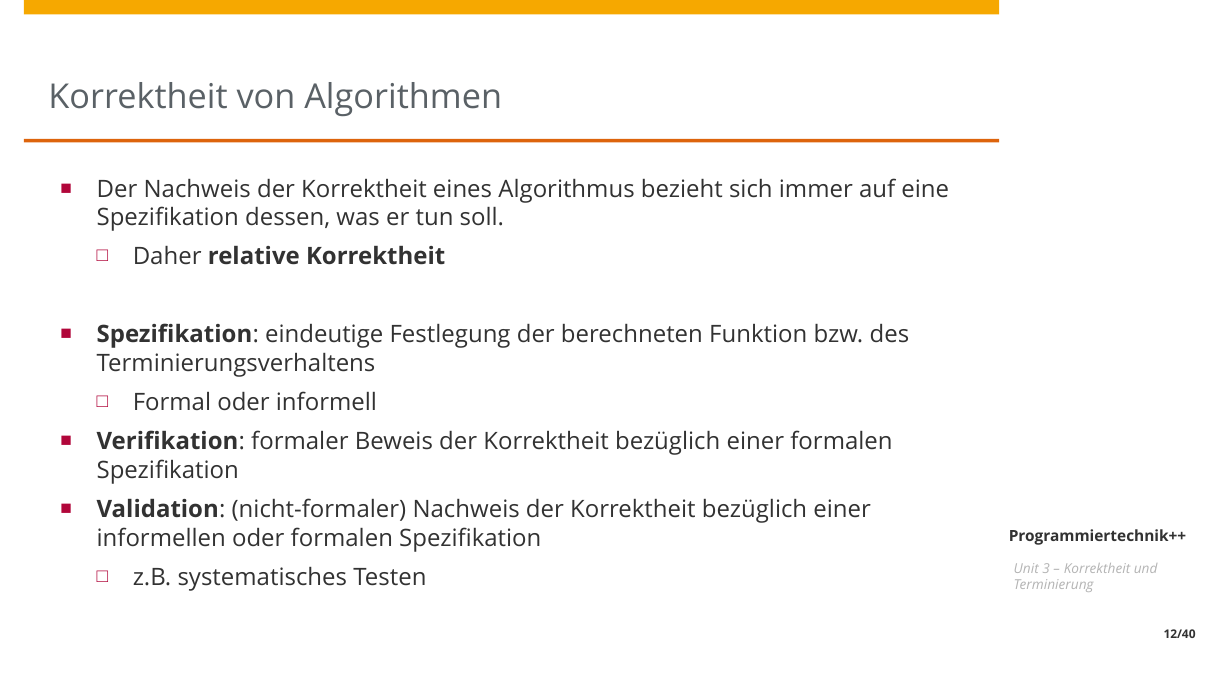
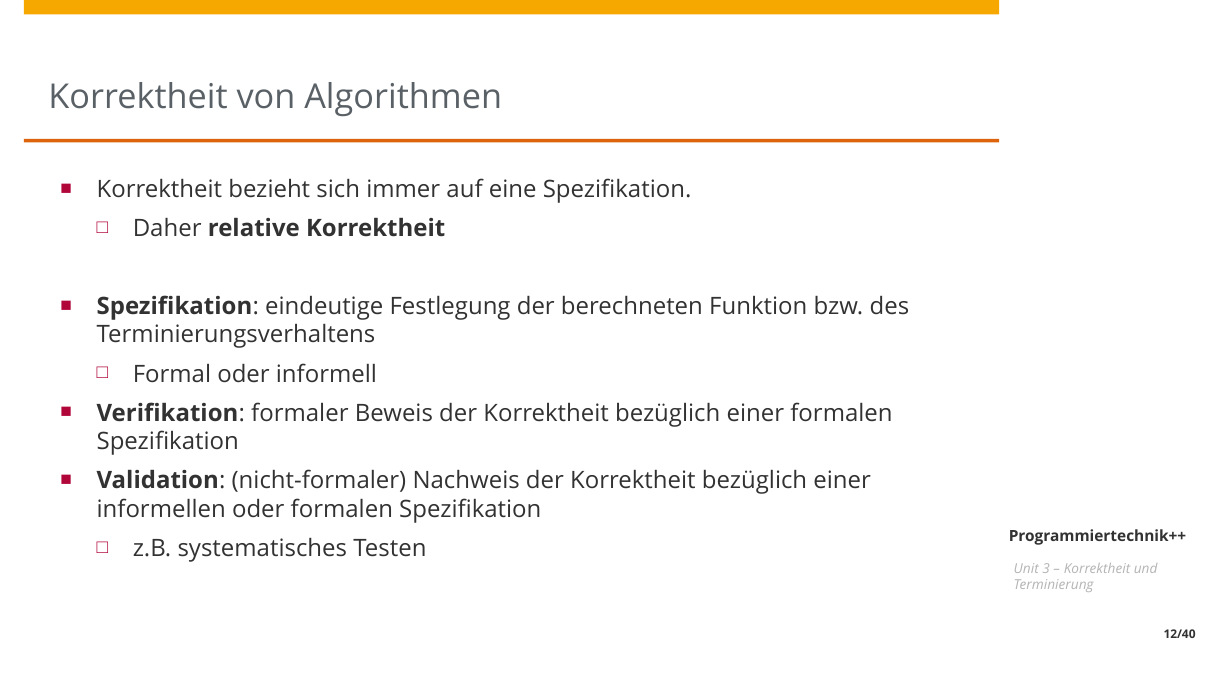
Before and after one commit to HPI-Artificial-Intelligence-Teaching/23-pt2, a slide deck: slide 12 of unit3/Unit3a.pptx. Drawn at 1232x693 pixels with LibreOffice and Linux fonts; fonts in the diff are those of the drawing; background and template pictures are left out. Boxes give left, top, right and bottom in pixels: in the first picture for what was removed or moved away, otherwise in the second. Text is boxed around its words. In the diff, an @@ line names an element or a change of style, - is before the commit and + after.

```diff
--- a/unit3/Unit3a.pptx
+++ b/unit3/Unit3a.pptx
@@ text at bbox=[97, 178, 692, 203]: text changed @@
-■ Der Nachweis der Korrektheit eines Algorithmus bezieht sich immer auf eine Spezifikation dessen, was er tun soll.
+■ Korrektheit bezieht sich immer auf eine Spezifikation.
```
Also in this commit, not shown: 12 other slides changed.
